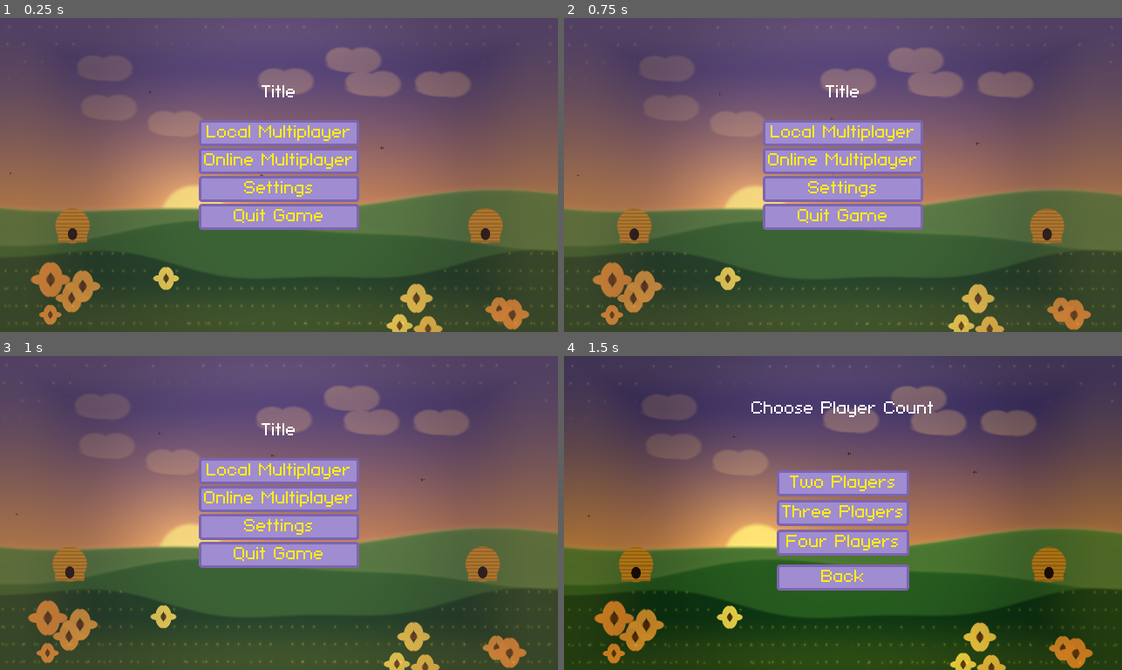
Above: before the commit, frames 1-4 (two rows, left to right).
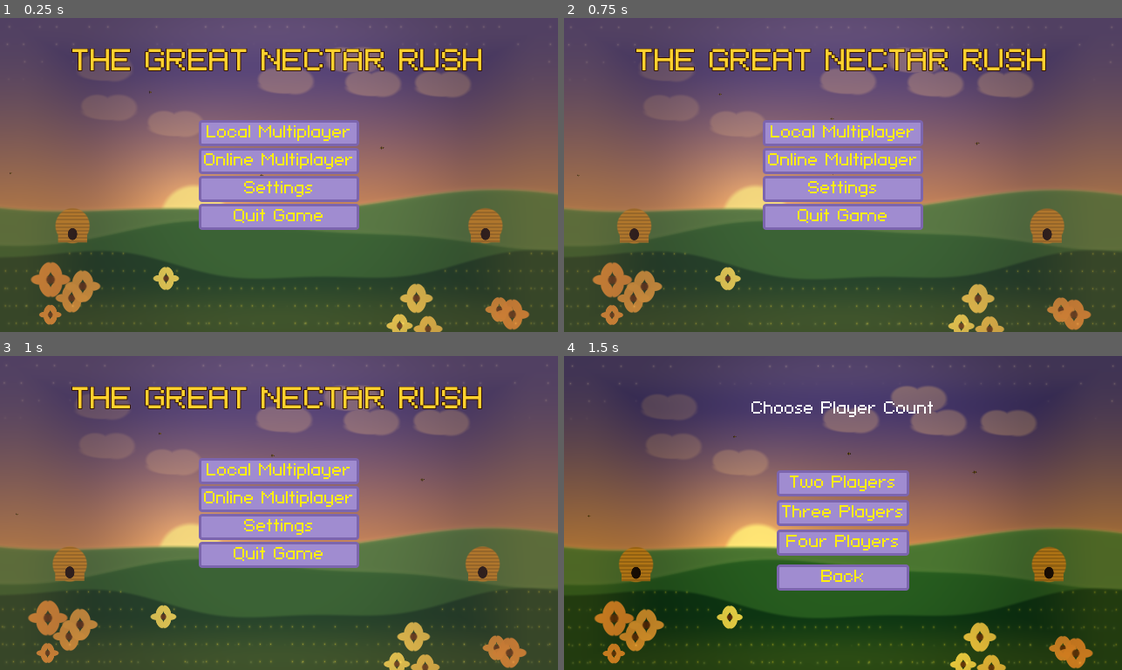
Above: after the commit, the same moments.

Repository: coloredasterisk/Alberta-Game-Jam-2026
Game: Godot game, scene res://scenes/main.tscn
The game is run twice, just before and just after one commit, with the same random seed, the same clock (stepped at 60 frames per second) and the same inputs.
Inputs (mouse positions are in pixels of both pictures, inside the frame that each line leads up to):
- Up to frame 1 (0.25 s): no input
- Up to frame 2 (0.75 s): tap Enter (p2_interact) at 0.5 s; move the mouse to (965, 159) at 0.52 s; hold D (p1_move_right) from 0.53 s (still down); tap E (p1_interact) at 0.6 s; click (965, 159) at 0.67 s
- Up to frame 3 (1 s): keep holding D (p1_move_right)
- Up to frame 4 (1.5 s): release D (p1_move_right) at 1.25 s; click "Local Multiplayer" at 1.25 s

The runs differ from the first frame. In frame 1, 3.0% of the frame differs, in the area x 12-87%, y 9-26%; in frame 2, 3.0%; in frame 3, 3.0%; in frame 4, nothing differs.

Commit message:
Name game and style main title

Diff:
--- a/project.godot
+++ b/project.godot
@@ -10,7 +10,7 @@
 
 [application]
 
-config/name="Alberta-Game-Jam-2026"
+config/name="The Great Nectar Rush"
 run/main_scene="uid://dfps2ajsxma4d"
 config/features=PackedStringArray("4.7", "GL Compatibility")
 config/icon="res://icon.svg"
--- a/scenes/main.tscn
+++ b/scenes/main.tscn
@@ -306,14 +306,19 @@
 anchor_top = 0.5
 anchor_right = 0.5
 anchor_bottom = 0.5
-offset_left = -20.0
-offset_top = -103.0
-offset_right = 20.0
-offset_bottom = -63.0
-grow_horizontal = 2
-grow_vertical = 2
-mouse_filter = 2
-text = "Title"
+offset_left = -300.0
+offset_top = -145.0
+offset_right = 300.0
+offset_bottom = -88.0
+grow_horizontal = 2
+grow_vertical = 2
+mouse_filter = 2
+theme_override_colors/default_color = Color(1, 0.82, 0.18, 1)
+theme_override_colors/font_outline_color = Color(0.20, 0.075, 0.015, 1)
+theme_override_constants/outline_size = 4
+theme_override_font_sizes/normal_font_size = 28
+bbcode_enabled = true
+text = "[center]THE GREAT NECTAR RUSH"
 
 [node name="Selection" type="VBoxContainer" parent="CanvasLayer/Screens/TitleScreen" unique_id=625507326]
 layout_mode = 1
